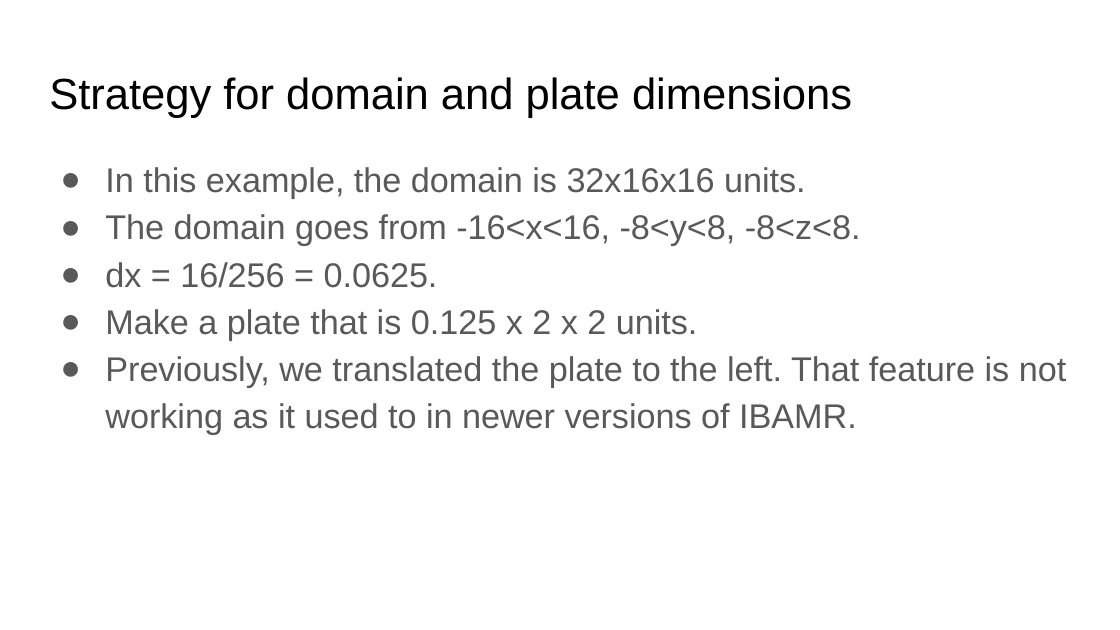
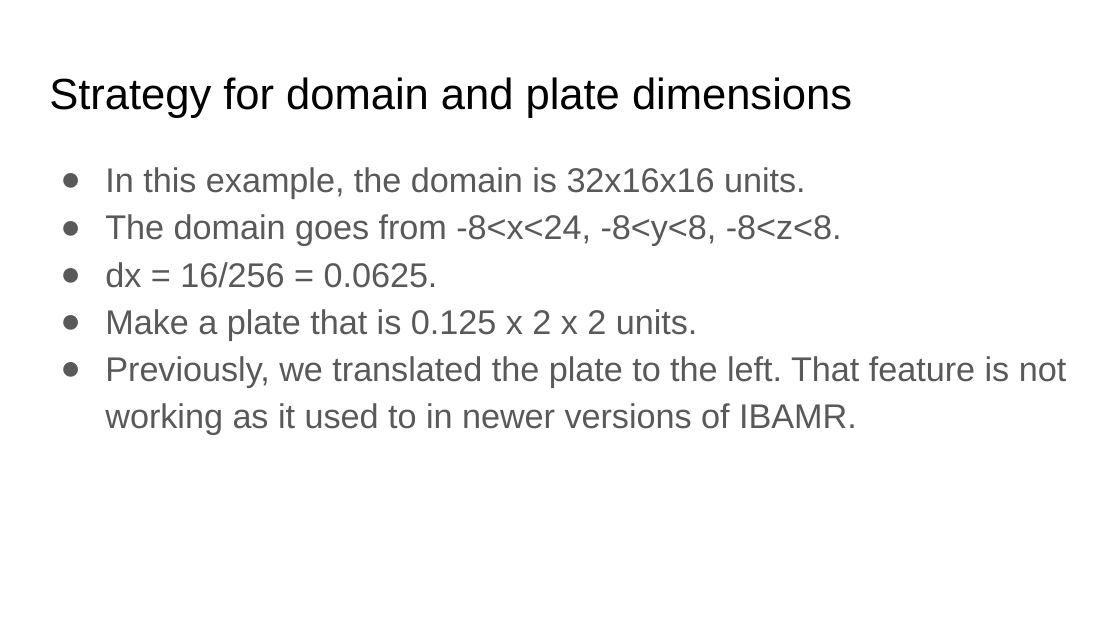
Before and after one commit to fairyflies9/IBAMR-Tutorials, a slide deck: slide 3 of IBFE Lectures/3-IBFE 3D Flow Past Objects.pptx. Drawn at 1120x630 pixels with LibreOffice and Linux fonts; fonts in the diff are those of the drawing. Boxes give left, top, right and bottom in pixels: in the first picture for what was removed or moved away, otherwise in the second. Text is boxed around its words. In the diff, an @@ line names an element or a change of style, - is before the commit and + after.

```diff
--- a/IBFE Lectures/3-IBFE 3D Flow Past Objects.pptx
+++ b/IBFE Lectures/3-IBFE 3D Flow Past Objects.pptx
@@ text at box(105, 214, 842, 246): text changed @@
-● The domain goes from -16<x<16, -8<y<8, -8<z<8.
+● The domain goes from -8<x<24, -8<y<8, -8<z<8.
```
Also in this commit, not shown: 1 other slide changed, 1 other file.
